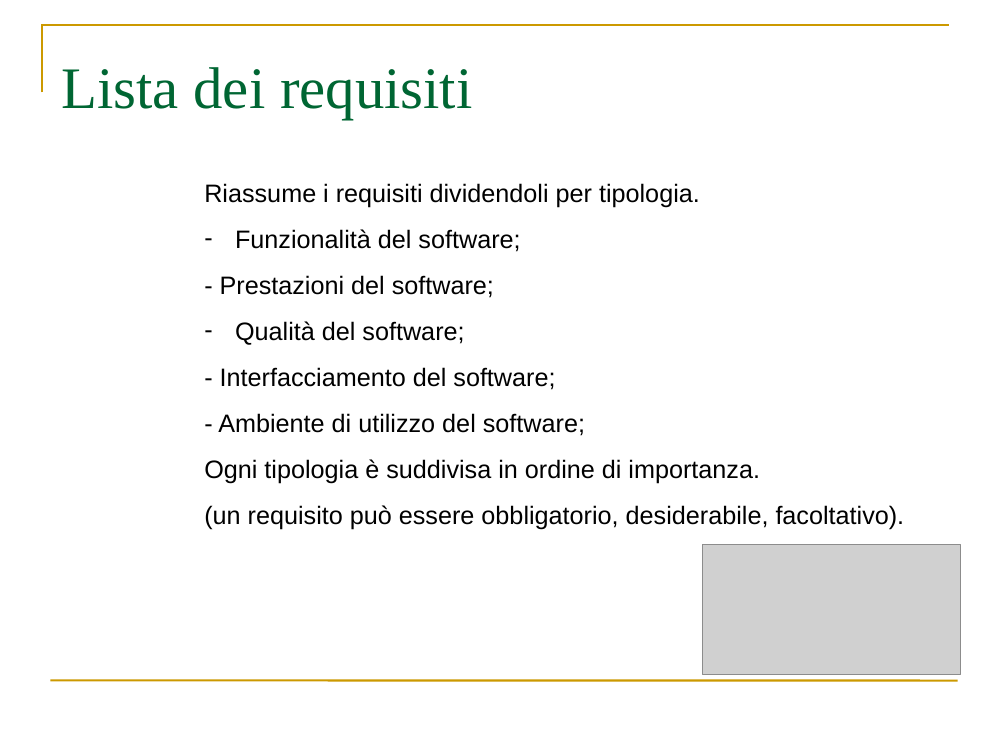
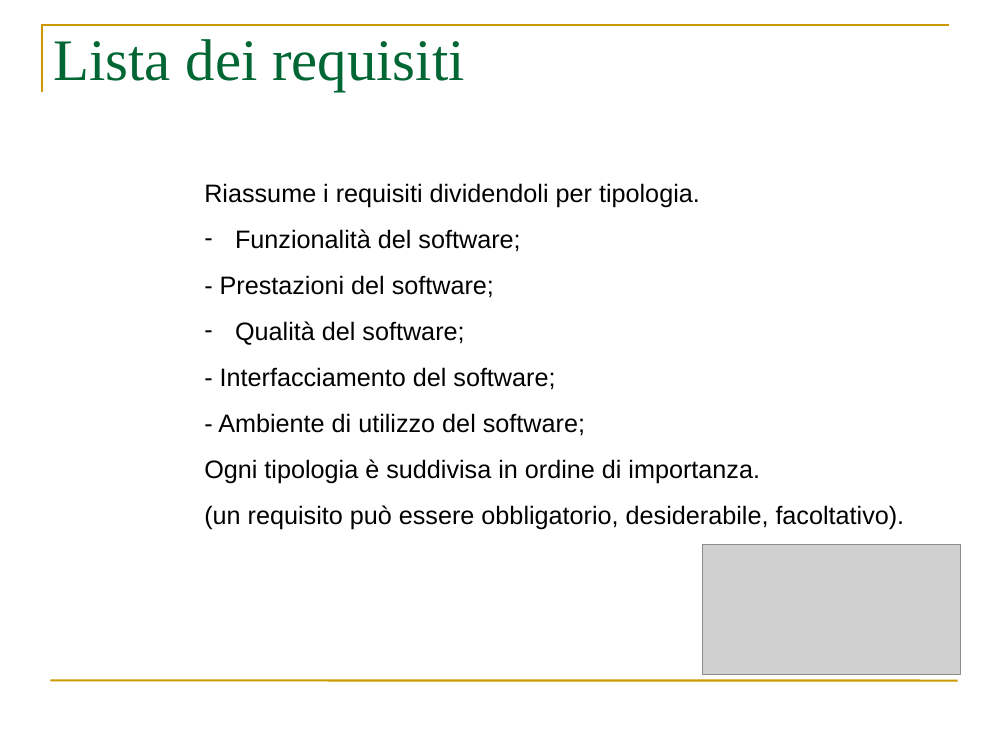
Before and after one commit to webshape/ajaxdraw, a slide deck: slide 3 of doc/PresentazioneRR/PresentazioneAnalisiDeiRequisiti.ppt. Drawn at 1008x756 pixels with LibreOffice and Linux fonts; fonts in the diff are those of the drawing; grey boxes stand for pictures. Boxes give left, top, right and bottom in pixels: in the first picture for what was removed or moved away, otherwise in the second. Text is boxed around its words. In the diff, an @@ line names an element or a change of style, - is before the commit and + after.

Commit message:
Modifiche Presentazione AR

```diff
--- a/doc/PresentazioneRR/PresentazioneAnalisiDeiRequisiti.ppt
+++ b/doc/PresentazioneRR/PresentazioneAnalisiDeiRequisiti.ppt
@@ title "Lista dei requisiti" moved from (x1=62, y1=67, x2=472, y2=119) to (x1=54, y1=39, x2=464, y2=91) @@
```
